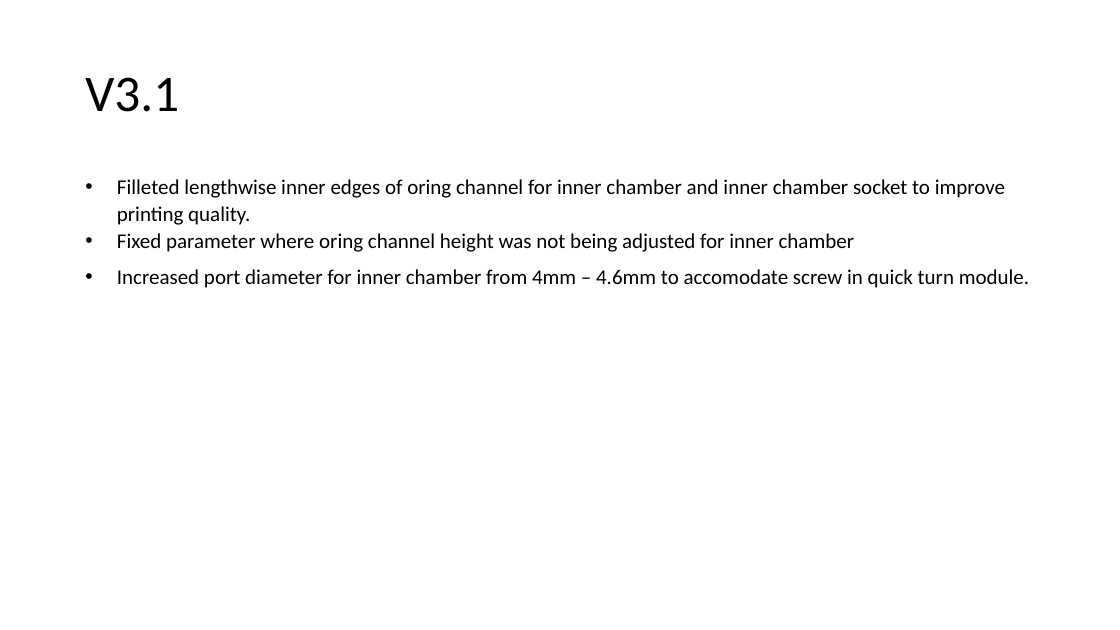
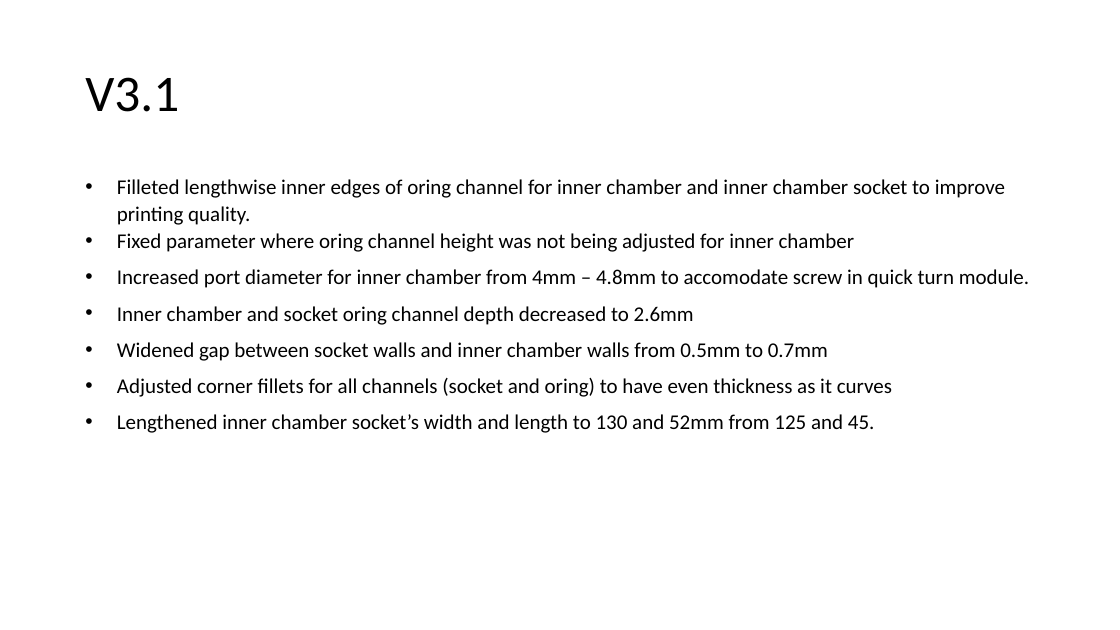
Before and after one commit to mdanderson03/SpectrePlex, a slide deck: slide 2 of 3D model/version logs and observations/Changelogs for Chamber for AutoCIF.pptx. Drawn at 1120x630 pixels with LibreOffice and Linux fonts; fonts in the diff are those of the drawing. Boxes give left, top, right and bottom in pixels: in the first picture for what was removed or moved away, otherwise in the second. Text is boxed around its words. In the diff, an @@ line names an element or a change of style, - is before the commit and + after.

Commit message:
V3.3 chamber
Made V3.3 chamber with updated logs and 3D print file.

```diff
--- a/3D model/version logs and observations/Changelogs for Chamber for AutoCIF.pptx
+++ b/3D model/version logs and observations/Changelogs for Chamber for AutoCIF.pptx
@@ text at [117,269,1029,433]: text changed @@
-• Increased port diameter for inner chamber from 4mm – 4.6mm to accomodate screw in quick turn module.
+• Increased port diameter for inner chamber from 4mm – 4.8mm to accomodate screw in quick turn module.
+• Inner chamber and socket oring channel depth decreased to 2.6mm
+• Widened gap between socket walls and inner chamber walls from 0.5mm to 0.7mm
+• Adjusted corner fillets for all channels (socket and oring) to have even thickness as it curves
+• Lengthened inner chamber socket’s width and length to 130 and 52mm from 125 and 45.
```
Also in this commit, not shown: 2 slides added, 2 slides removed, 13 other files.
